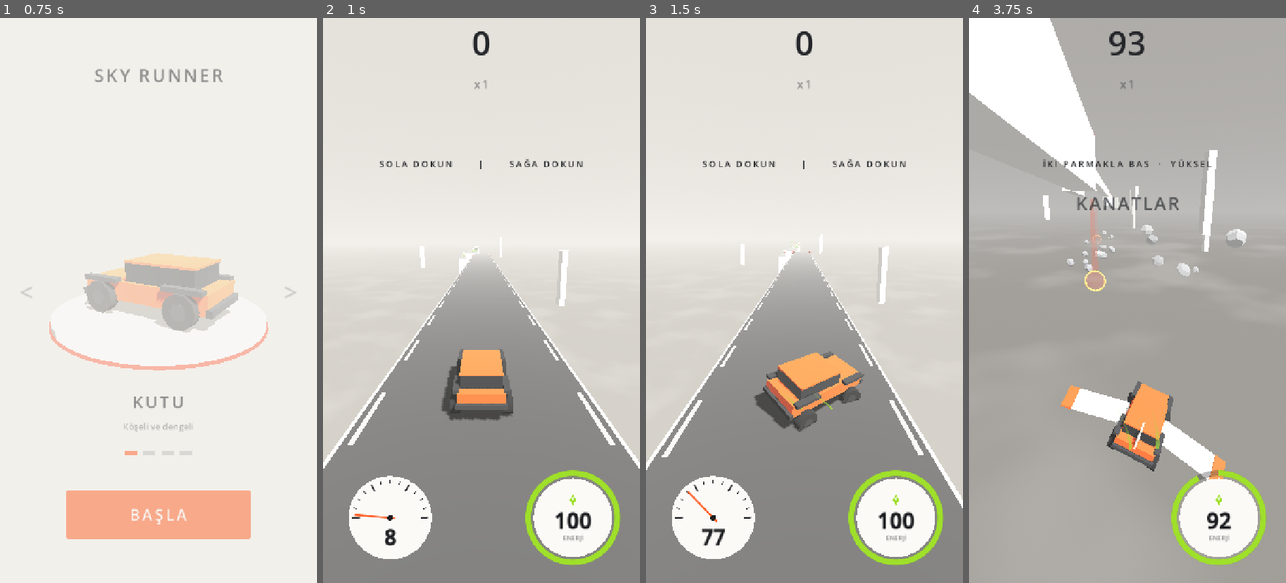
Above: before the commit, frames 1-4 (left to right).
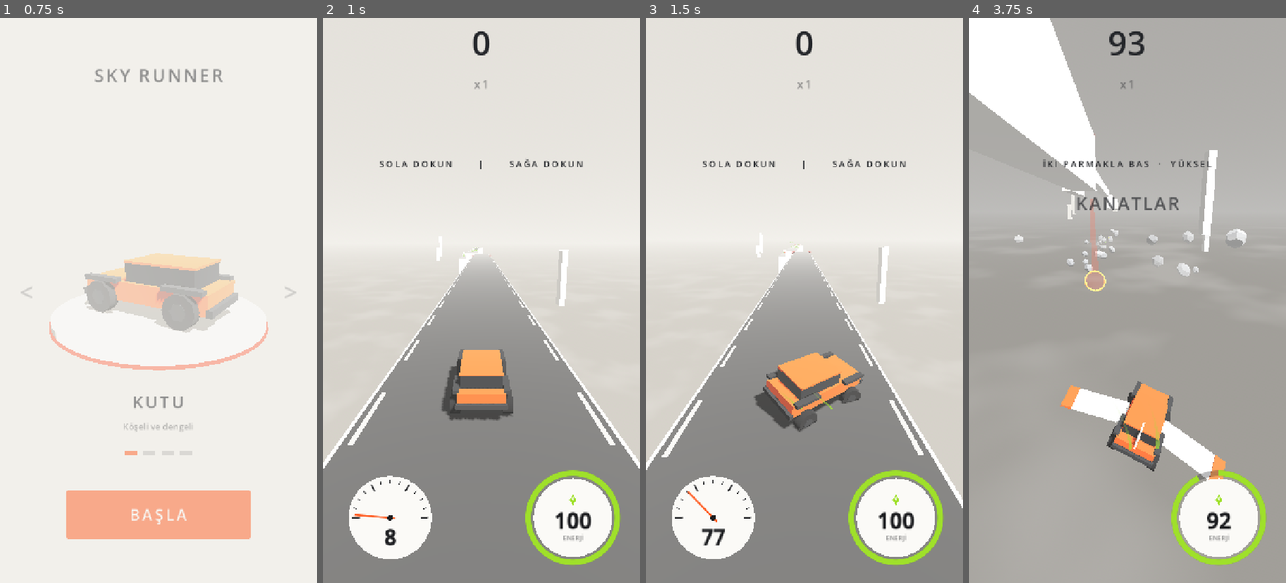
Above: after the commit, the same moments.

Repository: basarbellisan/Runny
Game: Godot game, scene res://scenes/menu.tscn
Two runs of this game, one before a commit and one after it. Both use one fixed random seed, a clock stepped at 60 frames per second and the inputs below.
Inputs (mouse positions are in pixels of both pictures, inside the frame that each line leads up to):
- Up to frame 1 (0.75 s): click "BAŞLA" at 0.5 s
- Up to frame 2 (1 s): no input
- Up to frame 3 (1.5 s): tap Enter at 1.25, 1.35 s; move the mouse to (874, 272) at 1.27 s; hold D from 1.28 s (still down); click (874, 272) at 1.42 s
- Up to frame 4 (3.75 s): tap Space at 1.52 s; release D at 2 s; drag from (1064, 328) to (1111, 413) at 2.02 s; move the mouse to (1159, 176) at 2.77 s; hold D 2.78-3.5 s; tap Enter at 2.85 s; drag from (1111, 413) to (1032, 215) at 3.52 s

Frame 1 is identical in both runs. In frame 2, 0.1% of the frame differs, in the area x 30-57%, y 40-45%; in frame 3, 0.1%; in frame 4, 0.5%, in the area x 14-71%, y 29-41%.

Commit message:
Island chains: 4 kinds of short-island runs (~20% of the road)
- ada / ada_rampa / ada_çoklu / ada_eğik: 5-9 steps of 0.7-2 s islands,
  1-3 side by side (5-5.8 m apart), small hops without boost
- block islands (~40% of steps): wider, 1-2 blocks or half gravel
- kick ramps keep lateral speed in the air; tyres grip on landing
- autopilot: shift toward side islands, keep in-air target

Co-Authored-By: Claude Opus 5.5 <noreply@anthropic.com>
Claude-Session: https://claude.ai/code/session_016S88RPn945sNcGg6oLe6PH

Diff:
--- a/scripts/autopilot.gd
+++ b/scripts/autopilot.gd
@@ -90,7 +90,8 @@
 			# Çatal: bir kol seç, öbür kolun yollarını yok say
 			if s.route != 1 + s.fork_id % 2:
 				continue
-		if s.z_start < pos.z or s.contains(pos):
+		# Havadayken üstünden geçtiğimiz yol da hedef (ada zinciri: başını geçtik ama yana kayıyoruz)
+		if s.z_start < pos.z or s.contains(pos) or (current == null and s.z_end < pos.z - 4.0):
 			target = s
 			break
 	if target == null:
@@ -110,7 +111,9 @@
 		var time_to_edge := (pos.z - current.road_end_z()) / maxf(car.forward_speed, 1.0)
 		# Enerji için: önümüzdeki, yolun üstündeki en yakın kristale doğru (pistte değilsek)
 		var to_joint := (pos.z - current.z_end) / maxf(car.forward_speed, 1.0)
-		if collect_crystals and time_to_edge > 0.9 and (current.next_flush == null or to_joint > 0.9):
+		# Ada zincirinde sonraki ada yandaysa kristal kovalama: önce oraya kay
+		var island_shift := current.hop and absf(target.x - current.x) > 2.0
+		if collect_crystals and not island_shift and time_to_edge > 0.9 and (current.next_flush == null or to_joint > 0.9):
 			var cx := _crystal_aim(current, pos, lim)
 			if not is_nan(cx):
 				aim = cx
@@ -119,15 +122,26 @@
 			var lim2 := maxf(target.width * 0.5 - car.model.half_width - 0.5, 0.0)
 			aim = clampf(target.x, maxf(current.x - lim, target.x - lim2), minf(current.x + lim, target.x + lim2))
 		var aligned := absf(aim - pos.x) < 1.0 and absf(car.velocity.x) < 3.0
-		if use_boost and time_to_edge < 0.6 and (aligned or time_to_edge < 0.42):
+		# Ada zincirinde küçük boşluklar gazsız geçilir (gaz kısa adayı aştırır)
+		if use_boost and not current.hop and time_to_edge < 0.6 and (aligned or time_to_edge < 0.42):
 			return Vector2(0.0, 1.0)
 	var steer := _steer_to(aim, pos) if current != null else _toward(aim - pos.x, 0.25)
+	if current == null and car._kick_hold > 0.0:
+		# Eğik rampadan atıldık: hız hedefe götürüyorsa dokunma, yetmiyorsa o yana bas
+		var t_land := maxf(car._time_to_fall_to(target.top_at(pos.z)), 0.05)
+		var land_x := pos.x + car.velocity.x * t_land
+		if absf(land_x - aim) < target.width * 0.3:
+			return Vector2.ZERO
+		return Vector2(signf(aim - land_x), 0.0)
 	if not car.is_on_floor() and car.velocity.y < 0.0:
 		# İnerken: önce gövdeyi düzle (direksiyon yatırır), sonra az az hizalan
 		# (Eğik rampadan kalkınca gövde biraz yatık olur; o kadarı temiz inişe engel değil)
 		if absf(car.roll) > 0.22:
 			return Vector2(clampf(car.roll * 3.0, -1.0, 1.0), 0.0)
-		steer = clampf(steer, -0.3, 0.3)
+		# Hedef ada yandaysa (ada zinciri) tam bas, yoksa az az hizalan
+		var from_island: bool = car._last_segment != null and (car._last_segment.hop or car._last_segment.pattern == "ada")
+		var far_side := from_island and target != null and absf(aim - pos.x) > target.width * 0.5 - 0.8
+		steer = clampf(steer, -1.0, 1.0) if far_side else clampf(steer, -0.3, 0.3)
 	return Vector2(steer, 0.0)
 
 
--- a/scripts/car.gd
+++ b/scripts/car.gd
@@ -195,6 +195,8 @@
 var _stumble := 0.0
 var _yaw := 0.0
 var _fishtail := 0.0
+## Eğik rampadan atıldıktan sonra yana hızın korunduğu süre (yere değince biter)
+var _kick_hold := 0.0
 ## Tümsekten fırlarken kısa bir süre zemine yapışma kapalı
 var _snap_off := 0.0
 var fx: CarFx
@@ -380,7 +382,19 @@
 		slide = fn.x * bank_slide
 	else:
 		surface_roll = 0.0
-	velocity.x = move_toward(velocity.x, _steer * steer_speed + slide, steer_accel * control * delta)
+	if _kick_hold > 0.0 and not on_floor:
+		# Eğik rampadan atıldık: yana hız korunur; direksiyon yalnız ona ekler ya da ters basınca keser
+		_kick_hold -= delta
+		if _steer != 0.0 and signf(_steer) != signf(velocity.x):
+			velocity.x = move_toward(velocity.x, _steer * steer_speed, steer_accel * control * delta)
+		elif _steer != 0.0:
+			velocity.x = move_toward(velocity.x, signf(_steer) * maxf(absf(velocity.x), steer_speed), steer_accel * control * delta)
+	else:
+		if on_floor and _kick_hold > 0.0:
+			# Eğik rampa inişi: lastikler tutar, yana kalan hız çoğunlukla söner (kısa adadan kaymasın)
+			_kick_hold = 0.0
+			velocity.x *= 0.35
+		velocity.x = move_toward(velocity.x, _steer * steer_speed + slide, steer_accel * control * delta)
 	surface_drag = move_toward(surface_drag, gravel_speed if on_gravel and on_floor else 1.0,
 		delta * (1.5 if on_gravel else 1.4))
 	if on_floor:
@@ -425,6 +439,8 @@
 			# Yol üstü eğik rampa yana da atar
 			if _last_segment and _last_segment.ramp:
 				velocity.x += _last_segment.kick
+				# Uçuş boyunca bu yana hız sönmesin
+				_kick_hold = 2.0 if _last_segment.kick != 0.0 else 0.0
 				# Rampanın burgusu gövdeyi döndürmüş olur; havada takla attırmasın
 				roll_rate *= 0.15
 			jumped.emit()
--- a/scripts/road_generator.gd
+++ b/scripts/road_generator.gd
@@ -40,6 +40,8 @@
 	var kick := 0.0
 	## Yol ağının yan yolu (alçak/yüksek): sonunda ana yola dönüş rampası var
 	var side_road := false
+	## Ada zincirinde: sonundaki boşluk gazsız zıplamayla geçilir (roket gerekmez)
+	var hop := false
 	## Aynı yolun bir sonraki parçası (boşluksuz devam eder: daralma, kayma, tümsek)
 	var next_flush: Segment
 
@@ -133,6 +135,8 @@
 ## Yol ağı (yol üstü rampalar, alçak/yüksek yan yollar, dönüş rampaları) bu mesafeden
 ## sonra gelir; düz uzun bir yolun bu olasılıkla ağ olması, mesafeyle artar (az -> çok)
 @export var network_from := 0.0
+## Ada zinciri kalıbının ağırlığı (yolun ~%20'si)
+@export var island_weight := 3.0
 ## Yol ağı kalıbının ağırlığı (başta, network_full_at'ta); diğer kalıplar ~0.5-1.1
 @export var network_weight := Vector2(1.2, 2.4)
 @export var network_full_at := 4000.0
@@ -438,6 +442,8 @@
 			options.append(["çatal", fork_weight])
 	if travelled >= banks_from:
 		options.append(["yatık", bank_weight])
+	if travelled >= ramps_from and not low:
+		options.append(["ada", island_weight])
 	if travelled >= network_from:
 		var dens := clampf((travelled - network_from) / maxf(network_full_at - network_from, 1.0), 0.0, 1.0)
 		options.append(["ağ", lerpf(network_weight.x, network_weight.y, dens)])
@@ -496,6 +502,8 @@
 			var dir := -1.0 if _rng.randf() < 0.5 else 1.0
 			_plan.append({"bank": dir * _rng.randf_range(0.75, 1.0) * max_bank_deg * lerpf(0.55, 1.0, ease),
 				"s_curve": _rng.randf() < 0.4})
+		"ada":
+			_plan.append({"islands": true})
 		"çatal":
 			# Önce geniş bir yol: iki kola da buradan atlanır
 			_plan.append({"width": 1.6, "len": 0.8, "dh": _rng.randf_range(-1.0, 0.0)})
@@ -515,6 +523,8 @@
 		if merge:
 			return merge
 		spec = {}
+	if spec.get("islands", false):
+		return _build_islands(prev, travelled)
 
 	# Araba bu yolun sonuna vardığında ne hızda olacak (tahmini)
 	var v := estimate_speed(dist_ahead)
@@ -1687,6 +1697,285 @@
 		var z := r.z_end - car.half_length - v * t
 		var y := r.top_end + vy * t - 0.5 * car.gravity * t * t + 0.8
 		_crystal(r, Vector3(r.x + r.kick * t, y, z))
+
+
+# --------------------------------------------------------------------------
+# Ada zincirleri: kısa adalar, aralarında gazsız sıçramalar, yan yana yollar
+# --------------------------------------------------------------------------
+
+## Ada zinciri türleri:
+##  ada       – her adımda 1-3 yan yana kısa ada; üstlerinde blok, çakıl, kristal
+##  ada_rampa – rampa (up) / rampa (down) adalar, uçlarında zıplatan kamalar, bloklar
+##  ada_çoklu – her adımda 2-3 ada, farklı yüksekliklerde (alçak / orta / yüksek)
+##  ada_eğik  – sağda solda uzak adalar; her birinin sonunda karşıya atan eğik rampa
+## Adalar arası boşluk gazsız zıplamayla geçilir (gaz verirsen kısa adayı aşabilirsin).
+## Zincire girişte ve çıkışta roketli normal boşluk vardır.
+const ISLAND_KINDS := {"ada": 1.0, "ada_rampa": 1.0, "ada_çoklu": 0.9, "ada_eğik": 0.8}
+var _last_island := ""
+
+
+## Gazsız zıplamanın yatay erişimi (araba boyu dahil) ve uçuş süresi: vy kalkıştaki dikey hız
+func _hop(v: float, vy: float, dh: float) -> Vector2:
+	var t := _flight_time(dh, vy)
+	return Vector2(car.half_length * 2.0 + v * t, t)
+
+
+func _build_islands(prev: Segment, travelled: float) -> Segment:
+	var total := 0.0
+	var weights := {}
+	for k: String in ISLAND_KINDS:
+		weights[k] = 0.0 if k == _last_island else float(ISLAND_KINDS[k])
+		total += weights[k]
+	var pick := _rng.randf() * total
+	var kind := "ada"
+	for k: String in weights:
+		pick -= weights[k]
+		if pick <= 0.0 and weights[k] > 0.0:
+			kind = k
+			break
+	_last_island = kind
+	stats[kind] = int(stats.get(kind, 0)) + 1
+	var hw: float = car.model.half_width if car.model else 1.1
+	var lv := car.launch_velocity
+	var g := car.gravity
+	# Havada yana erişim (güvenli pay ile)
+	var v0 := estimate_speed(car.global_position.z - prev.z_end)
+	var reach_t := _flight_time(-1.0, lv)
+	var side_reach := car.steer_speed * reach_t * car.air_control * 0.7
+	# Yan yana adalar arası (merkezden merkeze): adalar ayrı dursun (aralarında boşluk)
+	var d := _rng.randf_range(5.0, 5.8)
+	# Adadan adaya yana erişim: adada kalkıştan önce kayma (~0.35 sn) + havada
+	var lane_reach := side_reach + car.steer_speed * 0.35
+	# Giriş: roketli normal boşluk; ilk ada tam roketle inişi taşıyacak kadar uzun
+	var entry := _pick_gap(prev.slope(), _rng.randf_range(-1.5, 0.0), v0, gap_difficulty)
+	var top := maxf(prev.top_end + float(entry.dh), MIN_LEVEL + 6.0)
+	var z := prev.z_end - float(entry.gap)
+	var cx := prev.x + _rng.randf_range(-1.5, 1.5)
+	var steps := _rng.randi_range(5, 7) if kind == "ada_eğik" else _rng.randi_range(6, 9)
+	var main_x := cx
+	var prev_lanes: Array = [cx]
+	var last_main: Segment = null
+	var eg_side := -1.0 if _rng.randf() < 0.5 else 1.0
+	# Önceki zıplamanın en uzak inişi: bu adanın en az bu kadar uzun olması gerekir
+	var min_next_L := 0.0
+	# Bu adaya en uzak iniş (adanın başından): engeller bunun ötesinde başlar
+	var land_far_cur: float = float(entry.min_len) - v0 * 1.2
+	var depth := _rng.randf_range(10.0, 24.0)
+	for k in steps:
+		var v := estimate_speed(car.global_position.z - z)
+		var last := k == steps - 1
+		# --- Bu adımın şeridleri: [x, genişlik, yükseklik farkı]
+		var lanes: Array = []
+		match kind:
+			"ada_eğik":
+				eg_side = -eg_side
+				var w := _rng.randf_range(4.8, 5.8)
+				lanes.append([cx + eg_side * _rng.randf_range(3.0, 4.2) if k > 0 else cx, w, 0.0])
+			"ada_çoklu":
+				var sets := [[-d, 0.0, d], [-d, d], [0.0, d], [-d, 0.0]]
+				var xs: Array = sets[_rng.randi() % sets.size()]
+				var hs := [-1.2, -0.6, 0.0]
+				hs.shuffle()
+				for i in xs.size():
+					lanes.append([cx + float(xs[i]), _rng.randf_range(3.4, 4.2), hs[i % 3] if xs.size() > 1 else 0.0])
+			_:
+				var sets := [[0.0], [-d, d], [0.0, d], [-d, 0.0], [-d, 0.0, d]]
+				var wts := [1.0, 1.0, 0.8, 0.8, 0.5]
+				var tw := 0.0
+				for x in wts:
+					tw += x
+				var p := _rng.randf() * tw
+				var xs: Array = sets[0]
+				for i in sets.size():
+					p -= wts[i]
+					if p <= 0.0:
+						xs = sets[i]
+						break
+				for x in xs:
+					lanes.append([cx + float(x), _rng.randf_range(3.6, 4.2) if xs.size() > 1 else _rng.randf_range(4.6, 6.2),
+						_rng.randf_range(-0.8, 0.0) if xs.size() > 1 else 0.0])
+		if k == 0 or last:
+			# Giriş ve çıkış adası tek ve geniş: roketli boşluğa iniş/kalkış
+			lanes = [[cx, _rng.randf_range(5.5, 7.0), 0.0]] if kind != "ada_eğik" else [[lanes[0][0], 5.5, 0.0]]
+		# Erişim: önceki adımın her adasından bu adımın en az bir adasına yetişilmeli
+		if kind != "ada_eğik":
+			for px in prev_lanes:
+				var ok := false
+				for ln in lanes:
+					if absf(float(ln[0]) - float(px)) <= lane_reach + 0.5:
+						ok = true
+				if not ok:
+					var has_mid := false
+					for ln in lanes:
+						if absf(float(ln[0]) - cx) < 1.0:
+							has_mid = true
+					if not has_mid:
+						# Erişim için gereken orta ada: onunla çakışan adalar çıkar (orta ada kalmalı)
+						lanes = lanes.filter(func(ln: Array) -> bool:
+							return absf(float(ln[0]) - cx) >= (float(ln[1]) + 4.0) * 0.5 + 0.8)
+						lanes.append([cx, 4.0, 0.0])
+		# Adalar üst üste binmesin: soldan sağa, aralarında en az 0.8 m boşluk
+		lanes.sort_custom(func(a: Array, b: Array) -> bool: return float(a[0]) < float(b[0]))
+		var kept: Array = []
+		for ln in lanes:
+			if kept.is_empty() or float(ln[0]) - float(kept[-1][0]) >= (float(ln[1]) + float(kept[-1][1])) * 0.5 + 0.8:
+				kept.append(ln)
+		lanes = kept
+		# --- Ada boyu: kısa (0.7-1.4 sn); ilk ada roket inişini taşır
+		var L := maxf(v * _rng.randf_range(0.7, 1.4), min_next_L)
+		# Blok adası: arada bir biraz uzun (en çok 2 sn), inişten sonra engel sığsın;
+		# tek adaysa geniş (blok yanından geçilsin)
+		var block_isle := kind != "ada_eğik" and k > 0 and not last and _rng.randf() < 0.4
+		if block_isle:
+			L = maxf(L, v * _rng.randf_range(1.6, 2.0))
+			if lanes.size() == 1:
+				lanes[0][1] = maxf(float(lanes[0][1]), _rng.randf_range(5.2, 6.2))
+			else:
+				# Yan yana adalar da blok sığacak kadar geniş; aralarını biraz aç
+				for ln in lanes:
+					ln[0] = cx + (float(ln[0]) - cx) * 6.0 / d
+					ln[1] = _rng.randf_range(4.9, 5.2)
+		if k == 0:
+			L = maxf(L, float(entry.min_len))
+		if last:
+			L = maxf(L, clampf(v * lights_time, 18.0, 70.0) + v * 1.2)
+		# --- Uç türü: düz zıplama, kama (zıplatan rampa), eğik rampa; rampa up/down ada
+		var end := "hop"
+		var rise := 0.0
+		if not last:
+			match kind:
+				"ada_rampa":
+					var r := _rng.randf()
+					if r < 0.35:
+						end = "kama"
+					elif r < 0.65:
+						rise = _rng.randf_range(0.8, 1.6)   # rampa (up)
+					else:
+						rise = -_rng.randf_range(1.0, 2.0)  # rampa (down)
+				"ada_eğik":
+					end = "eğik"
+				_:
+					if _rng.randf() < 0.18:
+						end = "kama"
+		# Kalkışta dikey hız
+		var slope := rise / maxf(L, 1.0)
+		# Kama ve eğik rampa hıza göre: kalkıştaki dikey hız hep ~10-13 m/s (tepe ~2-3 m)
+		var r_len := 6.0 if end == "kama" else 7.0
+		var r_rise := 0.0
+		if end == "kama":
+			r_rise = clampf(r_len * (_rng.randf_range(10.0, 12.5) - lv) / maxf(v, 1.0), 0.4, 2.0)
+		elif end == "eğik":
+			r_rise = clampf(r_len * (_rng.randf_range(10.5, 12.0) - lv) / maxf(v, 1.0), 0.5, 2.0)
+		var vy := lv + v * slope
+		if end != "hop":
+			vy = lv + v * r_rise / r_len
+		# Sonraki adımın yüksekliği (bu adanın kalkış noktasına göre): zıplamanın
+		# tepesinin epey altında kalmalı ki ön yüzüne çarpılmasın
+		var apex := vy * vy / (2.0 * g)
+		var end_top := top + rise + r_rise
+		var dh_take := 0.0
+		# Bu adımın en alçak adası (şerit yükseklik farkı; sonraki adımda en yüksek fark 0)
+		var low_off := 0.0
+		for ln in lanes:
+			low_off = minf(low_off, float(ln[2]))
+		if not last:
+			dh_take = _rng.randf_range(-1.8, maxf(apex * 0.4 + low_off, -1.8))
+			if end_top + dh_take < MIN_LEVEL + 4.0:
+				dh_take = absf(dh_take) * 0.5
+			if end_top + dh_take > MAIN_LEVEL + 5.0:
+				dh_take = -absf(dh_take) - 0.5
+		# --- Adaları kur
+		var built: Array[Segment] = []
+		var best := INF
+		var main_i := 0
+		for i in lanes.size():
+			var ln: Array = lanes[i]
+			var x: float = ln[0]
+			var w: float = ln[1]
+			var t0: float = top + float(ln[2])
+			var sg := _add_segment(x, t0, t0 + rise, w, z, z - L, true, false, depth + t0 - top, last)
+			sg.hop = not last
+			sg.events_log.append(kind)
+			built.append(sg)
+			if absf(x - main_x) < best:
+				best = absf(x - main_x)
+				main_i = i
+		# Yalnız bir ada "ana yol" (test sürücüsü ve portal bunu izler); öbürleri yan ada
+		for i in built.size():
+			built[i].main = i == main_i
+			built[i].side_road = i != main_i
+		var main_seg := built[main_i]
+		main_x = main_seg.x
+		# Uçlar: kama ya da eğik rampa adanın son kısmına
+		var flight := Vector2.ZERO
+		var kick := 0.0
+		var next_x := cx
+		if end == "eğik" and not last:
+			var nx := cx + (-eg_side) * _rng.randf_range(3.0, 4.2)
+			flight = _hop(v, vy, dh_take)
+			kick = (nx - main_seg.x) / maxf(flight.y, 0.2)
+			_add_ramp(main_seg, main_seg.x, main_seg.width, z - L + r_len, r_len, r_rise, 7.0, kick)
+			next_x = nx
+		elif end == "kama":
+			for sg in built:
+				_add_ramp(sg, sg.x, sg.width * _rng.randf_range(0.55, 1.0), z - L + r_len, r_len, r_rise, 0.0, 0.0)
+		# Engeller ve kristaller: inişten sonra, kalkıştan önce
+		var land_in := land_far_cur + v * 0.45 if k > 0 else _clear_start(v, land_far_cur)
+		for sg in built:
+			var za := sg.z_start - land_in
+			var zb := sg.z_end + (r_len if end != "hop" else 0.0) + v * 0.4
+			if za - zb > v * (0.3 if block_isle else 0.45) and sg.width >= 3.6 and (block_isle or _rng.randf() < 0.5):
+				var bz := _rng.randf_range(zb + 1.5, za)
+				var lane_w := maxf(3.4, hw * 2.0 + 1.3)
+				if sg.width >= lane_w + 1.4 and (_rng.randf() < 0.7 or za - zb < 11.0):
+					_single_block(sg, bz, lane_w)
+					# Yer varsa ikinci blok (arada tepki payı)
+					var bz2 := bz - v * _rng.randf_range(0.5, 0.7)
+					if bz2 > zb + 1.5:
+						_single_block(sg, bz2, lane_w)
+				elif za - zb >= 11.0:
+					bz = _rng.randf_range(zb + 10.5, za)
+					var gw := sg.width * 0.5
+					var left := _rng.randf() < 0.5
+					_add_gravel(sg, sg.x - sg.width * 0.5 if left else sg.x + sg.width * 0.5 - gw,
+						sg.x - sg.width * 0.5 + gw if left else sg.x + sg.width * 0.5, bz, 10.0)
+				_validate_rows(sg, v)
+			# Yan adalar kristalli (zor seçim ödüllü), ana adada bazen
+			if (sg != main_seg or _rng.randf() < 0.3) and za - zb > 8.0:
+				var gx := sg.x + _rng.randf_range(-0.2, 0.2) * sg.width
+				_crystal_line(sg, gx, za, gx, maxf(zb, za - 24.0), 3)
+		if end == "eğik" and not last:
+			# Eğik rampanın uçuş yayında kristaller
+			for i in 3:
+				var t: float = flight.y * (0.3 + 0.2 * i)
+				_crystal(main_seg, Vector3(main_seg.x + kick * t, main_seg.top_end + r_rise + vy * t - 0.5 * g * t * t + 0.8,
+					z - L - v * t))
+		last_main = main_seg
+		prev_lanes = []
+		for sg in built:
+			prev_lanes.append(sg.x)
+		if end == "eğik" and not last:
+			prev_lanes = [next_x]
+		if last:
+			break
+		# --- Boşluk: en yüksek adaya gazsız yetişilsin (şerit farkı +0.5 m payı),
+		# en alçağa inen kısa adayı aşmasın
+		var hop := _hop(v, vy, minf(dh_take - low_off + 0.2, apex * 0.6))
+		var gap := car.half_length + v * hop.y * _rng.randf_range(0.3, 0.45)
+		if end == "eğik":
+			gap = car.half_length + v * flight.y * 0.4
+		# Bir sonraki ada en uzak inişi taşısın (en alçak şeride, biraz hızlı gelinse de)
+		var far := _hop(v * 1.15, vy, dh_take - low_off - 1.2)
+		min_next_L = far.x - gap + v * 0.35
+		land_far_cur = far.x - gap
+		top = end_top + dh_take
+		z = z - L - gap
+		if end == "eğik":
+			cx = next_x
+	# Çıkış adası roketli boşluğa açılır: kolay kristal çizgileri
+	_road_crystals(last_main, v0, travelled)
+	_add_decor(last_main)
+	return last_main
 
 
 # --------------------------------------------------------------------------
Not shown, changed: README.md
